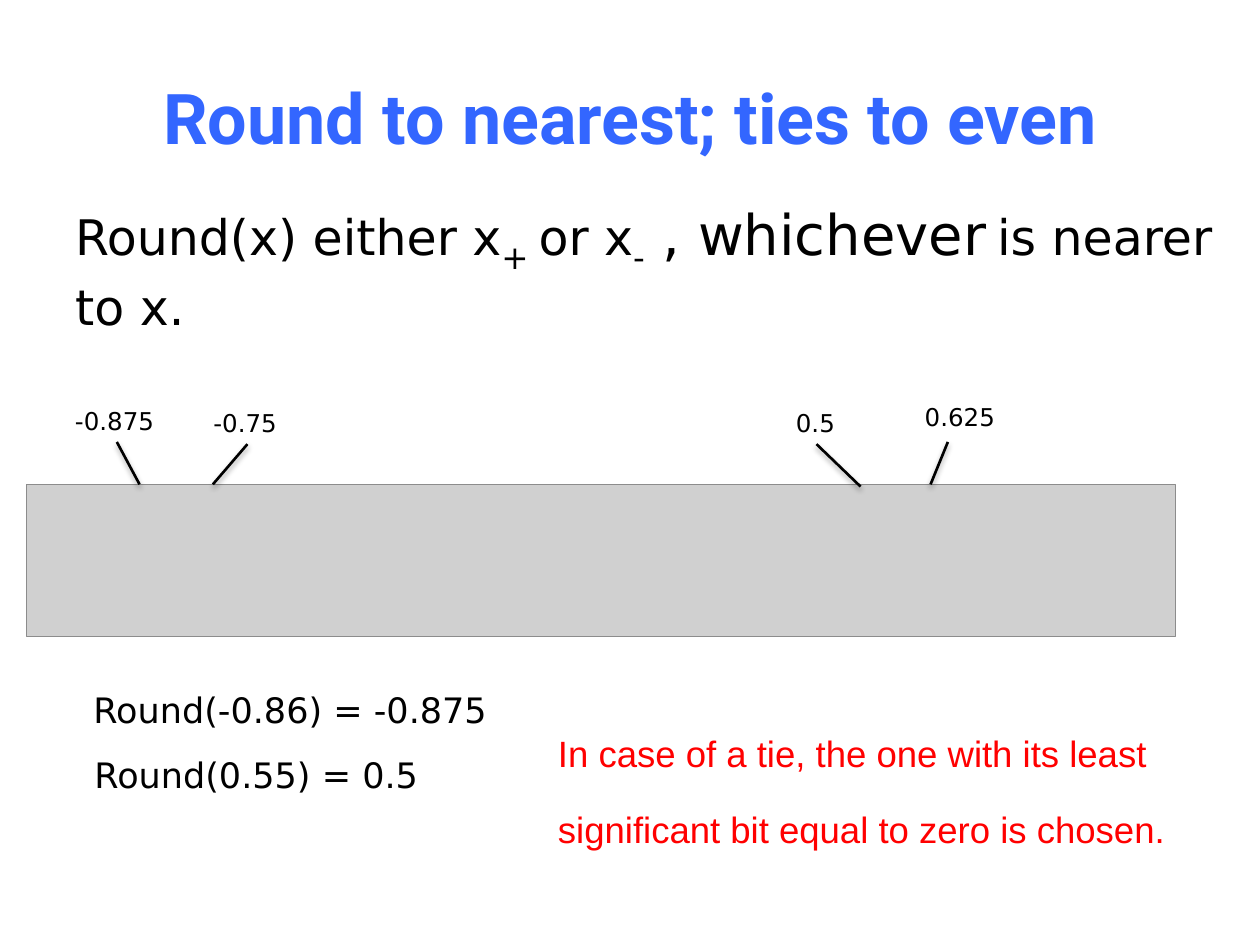
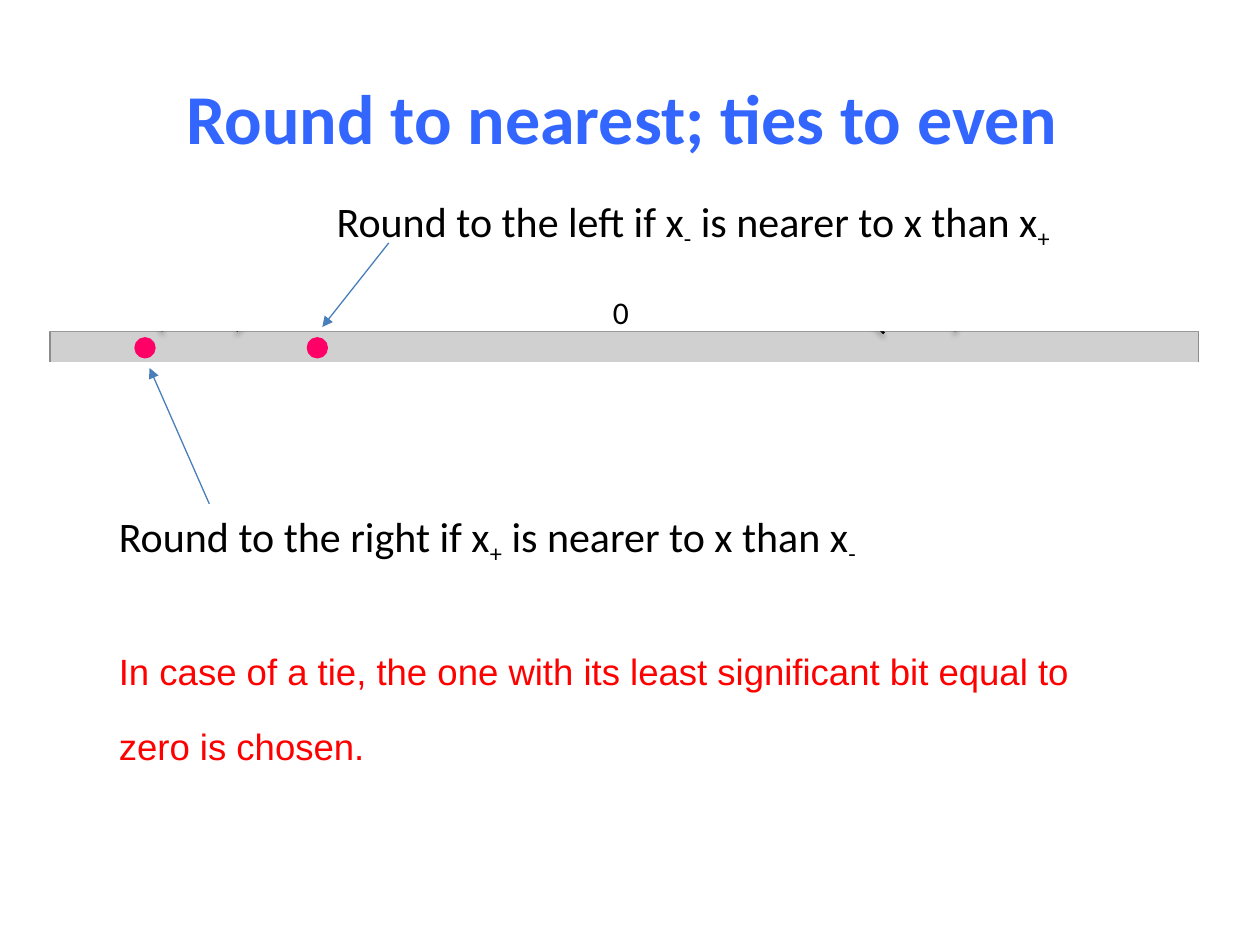
Before and after one commit to NYU-CSO/nyu-cso.github.io, a slide deck: slide 35 of notes/03-floats.pptx (slide 77 before the commit). Drawn at 1260x945 pixels with LibreOffice and Linux fonts; fonts in the diff are those of the drawing; grey boxes stand for pictures. Boxes give left, top, right and bottom in pixels: in the first picture for what was removed or moved away, otherwise in the second. Text is boxed around its words. In the diff, an @@ line names an element or a change of style, - is before the commit and + after.

```diff
--- a/notes/03-floats.pptx
+++ b/notes/03-floats.pptx
@@ title "Round to nearest; ties to ..." at (187,95,1057,154): font Roboto to Calibri @@
@@ rectangle added at (0,170,1260,331), fill #FFFFFF @@
@@ text added at (337,207,1037,247), 24 pt, text #000000 @@
+Round to the left if x- is nearer to x than x+
@@ text removed at (75,212,1212,326) @@
-Round(x) either x+ or x- , whichever is nearer to x.
@@ arrow added from (389, 243) to (323, 328), #4B7EBC 0.75 pt @@
@@ 4 lines: place and size @@
-4 lines at (117,442,948,486)
+4 lines at (140,289,971,334)
@@ text at (613,303,629,325): text changed; size 14 to 18 pt; font DejaVu Sans to Calibri @@
--0.875
+0
@@ picture added at (50,331,1200,484) @@
@@ ellipse added at (136,339,154,357), fill #FF0066, outline #FF0066 2.25 pt @@
@@ ellipse added at (309,339,326,357), fill #FF0066, outline #FF0066 2.25 pt @@
@@ rectangle added at (0,362,1260,523), fill #FFFFFF @@
@@ arrow added from (209, 504) to (150, 368), #4B7EBC 0.75 pt @@
@@ group removed at (26,407,1176,636): 3 texts, 1 picture @@
--0.75
-0.5
-0.625
@@ text added at (119,522,848,560), 24 pt, text #000000 @@
+Round to the right if x+ is nearer to x than x-
@@ text "In case of a tie, ..." rewrapped from (558,740,1165,850) to (119,658,1068,761) @@
@@ text removed at (93,696,487,728) @@
-Round(-0.86) = -0.875
@@ text removed at (94,761,418,793) @@
-Round(0.55) = 0.5
```
Also in this commit, not shown: 37 other slides changed, 9 slides added, 51 slides removed, 2 other files.
